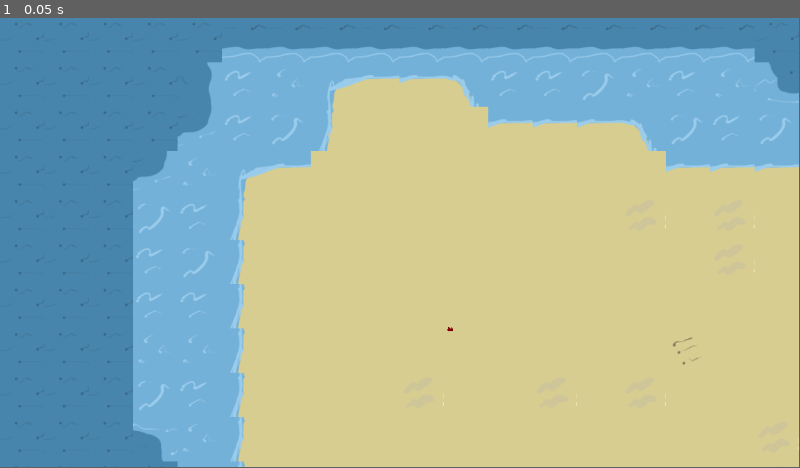
Above: before the commit, frame 1.
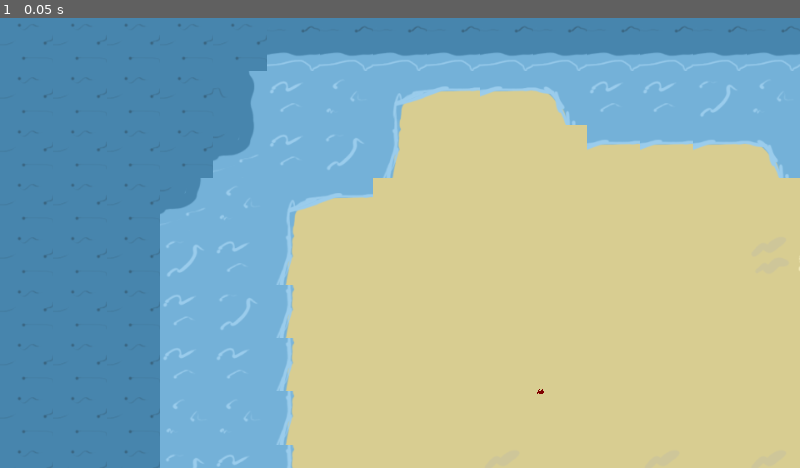
Above: after the commit, the same moment.

Repository: nporposoft/crabs-on-the-island
Game: Godot game, scene res://scenes/island_v1/island_v1.tscn
The game is run twice, just before and just after one commit, with the same random seed, the same clock (stepped at 60 frames per second) and the same inputs.
Inputs:
- Up to frame 1 (0.05 s): no input
In our replay, the window is 799x449 before the commit and 800x450 after it. These sizes can differ from the game's own. Grey fills any space a smaller window leaves; there, only what the larger window draws over its background counts as a difference.

The runs differ from the first frame. In frame 1, 16% of the frame differs, in the area x 0-100%, y 0-100%.

Commit message:
wasd crab

Diff:
--- a/Player.gd
+++ b/Player.gd
@@ -9,7 +9,6 @@
 
 func _process(delta: float) -> void:
 	var input: Vector2
-	if Input.is_action_pressed("ui_down"):
-		input.y = 1
-
+	input.x = Input.get_action_strength("move_right") - Input.get_action_strength("move_left")
+	input.y = Input.get_action_strength("move_down") - Input.get_action_strength("move_up")
 	_character.move(input.normalized())
--- a/project.godot
+++ b/project.godot
@@ -15,6 +15,36 @@
 config/features=PackedStringArray("4.3", "GL Compatibility")
 config/icon="res://icon.svg"
 
+[display]
+
+window/size/viewport_width=1920
+window/size/viewport_height=1080
+window/stretch/mode="canvas_items"
+window/stretch/scale=2.0
+
+[input]
+
+move_left={
+"deadzone": 0.5,
+"events": [Object(InputEventKey,"resource_local_to_scene":false,"resource_name":"","device":-1,"window_id":0,"alt_pressed":false,"shift_pressed":false,"ctrl_pressed":false,"meta_pressed":false,"pressed":false,"keycode":0,"physical_keycode":65,"key_label":0,"unicode":97,"location":0,"echo":false,"script":null)
+]
+}
+move_right={
+"deadzone": 0.5,
+"events": [Object(InputEventKey,"resource_local_to_scene":false,"resource_name":"","device":-1,"window_id":0,"alt_pressed":false,"shift_pressed":false,"ctrl_pressed":false,"meta_pressed":false,"pressed":false,"keycode":0,"physical_keycode":68,"key_label":0,"unicode":100,"location":0,"echo":false,"script":null)
+]
+}
+move_up={
+"deadzone": 0.5,
+"events": [Object(InputEventKey,"resource_local_to_scene":false,"resource_name":"","device":-1,"window_id":0,"alt_pressed":false,"shift_pressed":false,"ctrl_pressed":false,"meta_pressed":false,"pressed":false,"keycode":0,"physical_keycode":87,"key_label":0,"unicode":119,"location":0,"echo":false,"script":null)
+]
+}
+move_down={
+"deadzone": 0.5,
+"events": [Object(InputEventKey,"resource_local_to_scene":false,"resource_name":"","device":-1,"window_id":0,"alt_pressed":false,"shift_pressed":false,"ctrl_pressed":false,"meta_pressed":false,"pressed":false,"keycode":0,"physical_keycode":83,"key_label":0,"unicode":115,"location":0,"echo":false,"script":null)
+]
+}
+
 [rendering]
 
 renderer/rendering_method="gl_compatibility"
